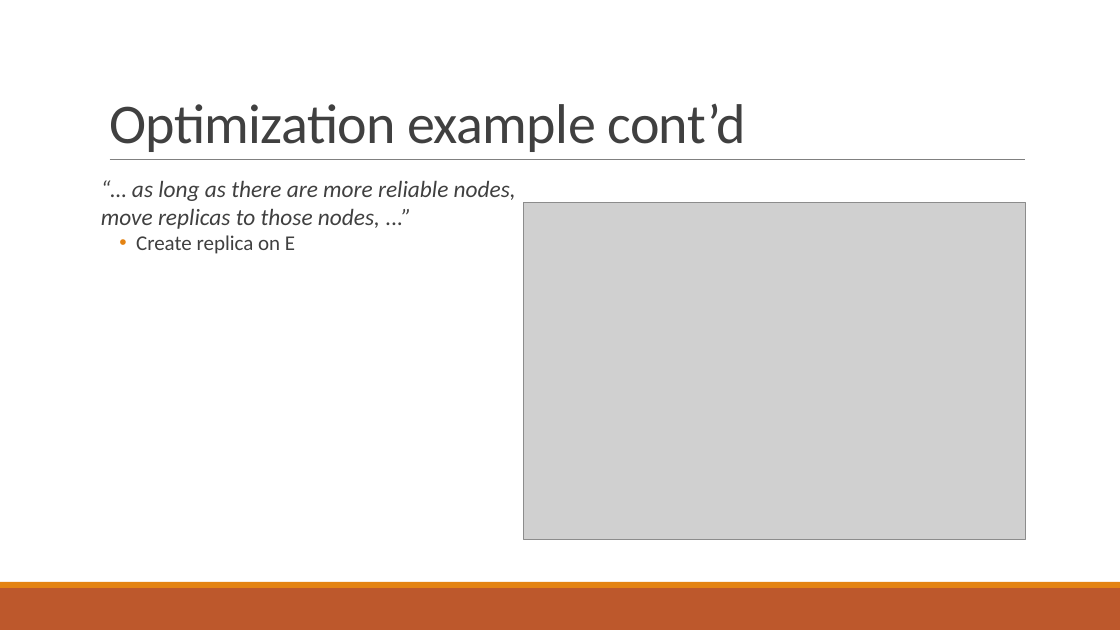
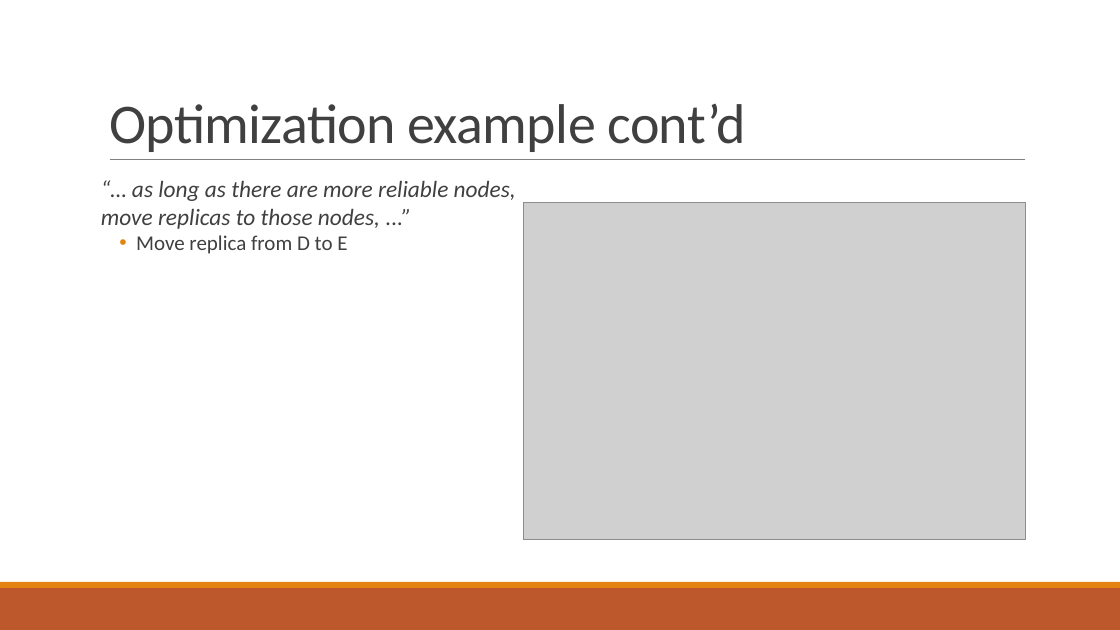
Before and after one commit to PStahl/master_thesis, a slide deck: slide 19 of presentation/presentation2.pptx (slide 23 before the commit). Drawn at 1120x630 pixels with LibreOffice and Linux fonts; fonts in the diff are those of the drawing; grey boxes stand for pictures. Boxes give left, top, right and bottom in pixels: in the first picture for what was removed or moved away, otherwise in the second. Text is boxed around its words. In the diff, an @@ line names an element or a change of style, - is before the commit and + after.

```diff
--- a/presentation/presentation2.pptx
+++ b/presentation/presentation2.pptx
@@ text at box(136, 235, 347, 254): text changed @@
-  • Create replica on E
+  • Move replica from D to E
```
Also in this commit, not shown: 11 other slides changed, 1 slide added, 11 slides removed.
